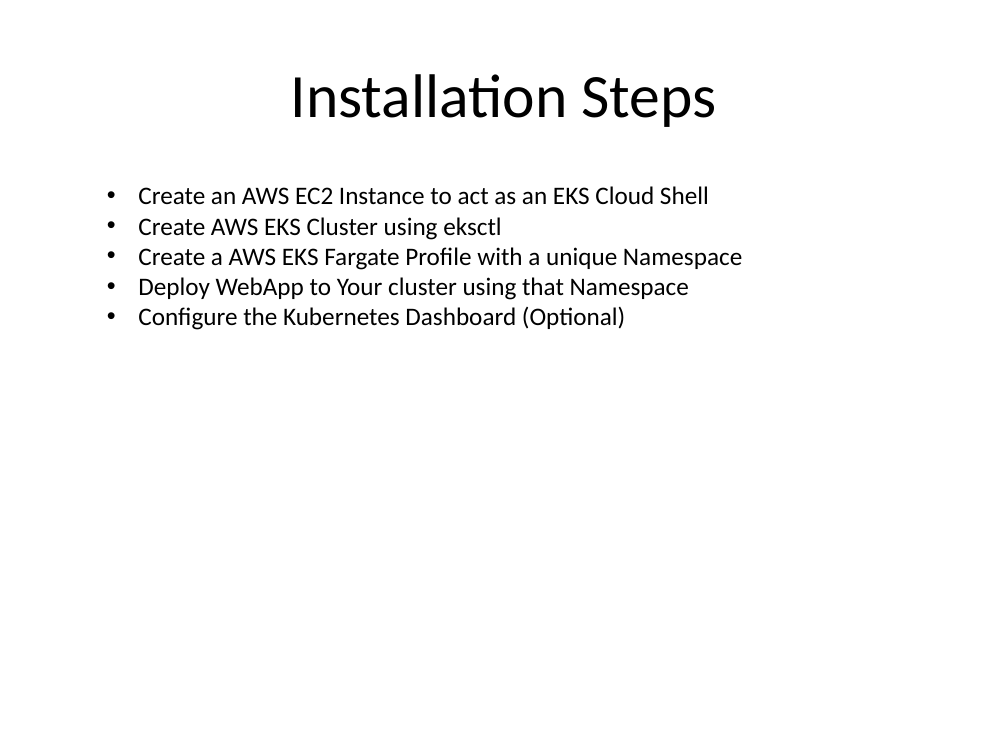
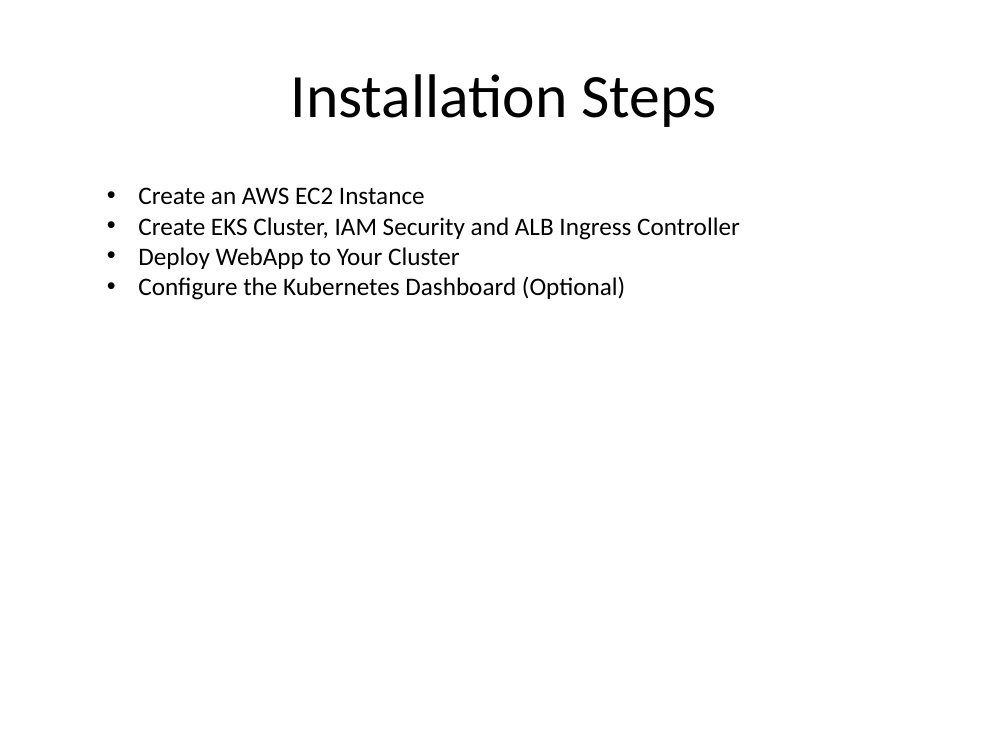
Before and after one commit to kskalvar/aws-eks-cluster-fargate-quickstart, a slide deck: slide 8 of slides/AWS-EKS-Cluster-Fargate-Quickstart.pptx. Drawn at 1008x756 pixels with LibreOffice and Linux fonts; fonts in the diff are those of the drawing; background and template pictures are left out. Boxes give left, top, right and bottom in pixels: in the first picture for what was removed or moved away, otherwise in the second. Text is boxed around its words. In the diff, an @@ line names an element or a change of style, - is before the commit and + after.

```diff
--- a/slides/AWS-EKS-Cluster-Fargate-Quickstart.pptx
+++ b/slides/AWS-EKS-Cluster-Fargate-Quickstart.pptx
@@ text at box(138, 187, 740, 269): text changed @@
-• Create an AWS EC2 Instance to act as an EKS Cloud Shell
-• Create AWS EKS Cluster using eksctl
-• Create a AWS EKS Fargate Profile with a unique Namespace
-• Deploy WebApp to Your cluster using that Namespace
+• Create an AWS EC2 Instance
+• Create EKS Cluster, IAM Security and ALB Ingress Controller
+• Deploy WebApp to Your Cluster
```
Also in this commit, not shown: 3 other slides changed.
